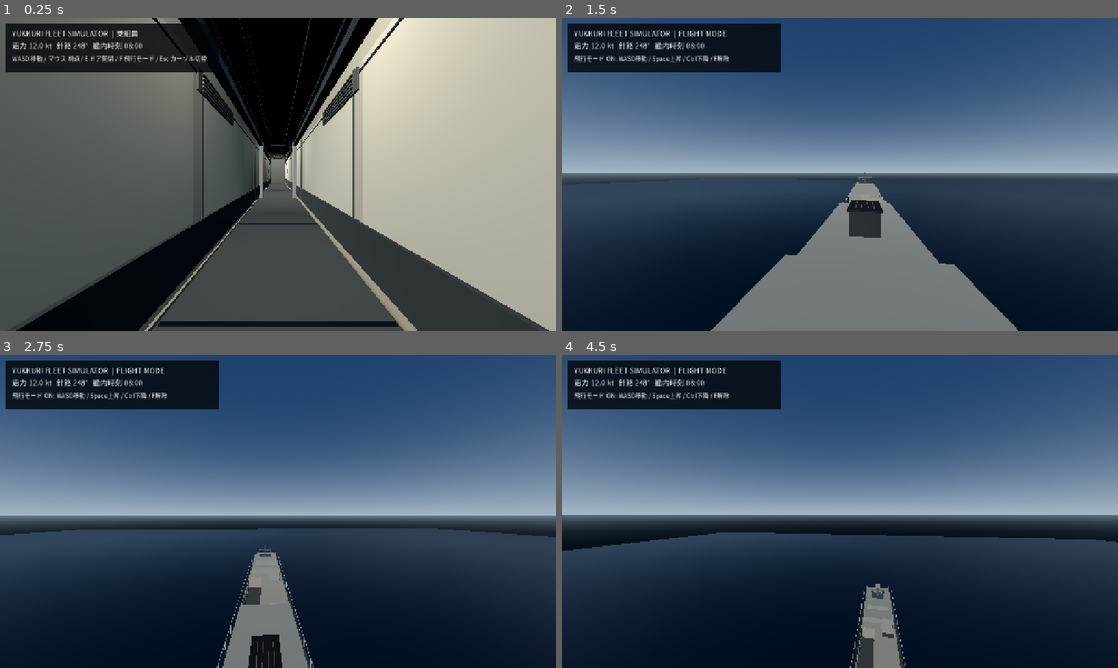
Above: before the commit, frames 1-4 (two rows, left to right).
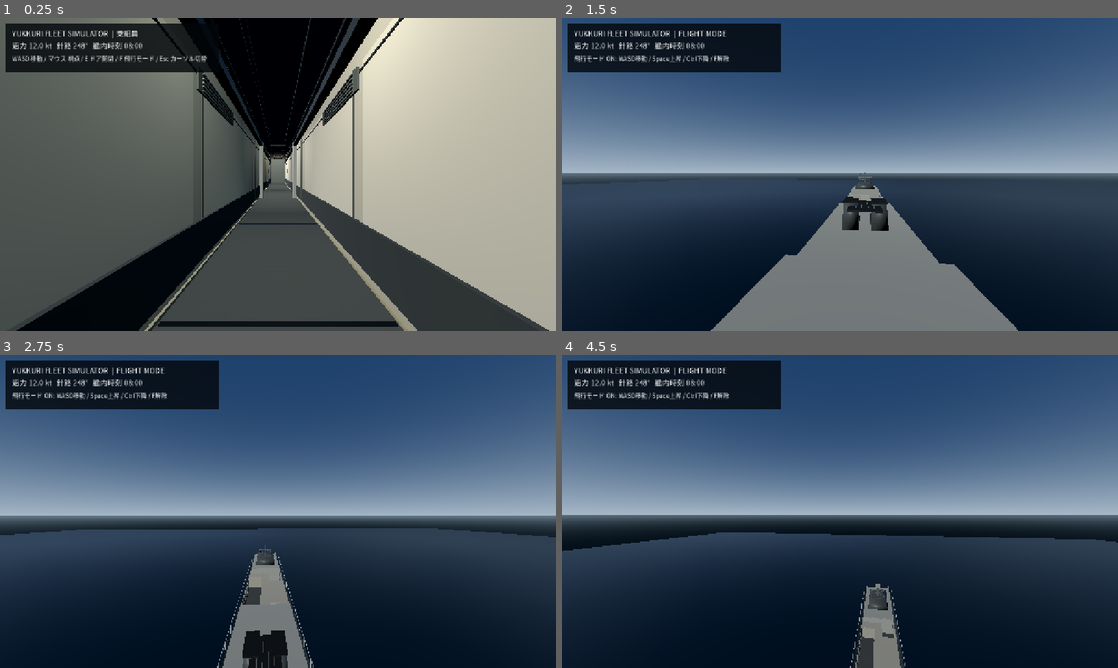
Above: after the commit, the same moments.

Repository: YukkuriP/Yukkuri-FPS-3
Game: Godot game, scene res://scenes/main.tscn
The game is run twice, just before and just after one commit, with the same random seed, the same clock (stepped at 60 frames per second) and the same inputs.
Inputs (mouse positions are in pixels of both pictures, inside the frame that each line leads up to):
- Up to frame 1 (0.25 s): no input
- Up to frame 2 (1.5 s): tap Enter at 0.5 s; move the mouse to (867, 174) at 0.52 s; hold F (fleet_fly_toggle) 0.53-1.28 s; hold Space (fleet_fly_up) from 0.53 s (still down); click (867, 174) at 0.67 s; move the mouse to (812, 174) at 1.27 s; tap E (fleet_interact) at 1.35 s
- Up to frame 3 (2.75 s): keep holding Space (fleet_fly_up); move the mouse to (289, 505) at 2.02 s; tap 1 at 2.1 s
- Up to frame 4 (4.5 s): keep holding Space (fleet_fly_up); move the mouse to (834, 517) at 2.77 s; tap 2 at 2.85 s; click (834, 517) at 2.92 s; move the mouse to (878, 514) at 3.52 s; tap 3 at 3.6 s; move the mouse to (795, 508) at 4.27 s; tap 4 at 4.35 s

The runs differ from the first frame. In frame 2, 0.7% of the frame differs, in the area x 50-59%, y 49-71%; in frame 3, 0.4%; in frame 4, 0.1%.

Commit message:
Build a tapered bridge tier, twin exhausts and detailed hangar facade

Diff:
--- a/scripts/visual_upgrade.gd
+++ b/scripts/visual_upgrade.gd
@@ -44,6 +44,39 @@
 	var mesh:=SphereMesh.new(); mesh.radius=0.5; mesh.height=1.0; mesh.radial_segments=20; mesh.rings=12
 	var obj:=MeshInstance3D.new(); obj.name=label; obj.mesh=mesh; obj.position=pos; obj.scale=scale; obj.material_override=mat; parent.add_child(obj)
 
+func _frustum_box(parent: Node3D, label: String, center: Vector3, bottom: Vector2, top: Vector2, height: float, mat: Material) -> MeshInstance3D:
+	var points := PackedVector3Array([
+		Vector3(-bottom.x * 0.5, 0.0, -bottom.y * 0.5),
+		Vector3(bottom.x * 0.5, 0.0, -bottom.y * 0.5),
+		Vector3(bottom.x * 0.5, 0.0, bottom.y * 0.5),
+		Vector3(-bottom.x * 0.5, 0.0, bottom.y * 0.5),
+		Vector3(-top.x * 0.5, height, -top.y * 0.5),
+		Vector3(top.x * 0.5, height, -top.y * 0.5),
+		Vector3(top.x * 0.5, height, top.y * 0.5),
+		Vector3(-top.x * 0.5, height, top.y * 0.5)
+	])
+	var faces := PackedInt32Array([
+		0, 2, 1, 0, 3, 2,
+		4, 5, 6, 4, 6, 7,
+		0, 1, 5, 0, 5, 4,
+		1, 2, 6, 1, 6, 5,
+		2, 3, 7, 2, 7, 6,
+		3, 0, 4, 3, 4, 7
+	])
+	var tool := SurfaceTool.new()
+	tool.begin(Mesh.PRIMITIVE_TRIANGLES)
+	for index in faces:
+		tool.add_vertex(points[index])
+	tool.generate_normals()
+	var mesh := tool.commit()
+	var obj := MeshInstance3D.new()
+	obj.name = label
+	obj.mesh = mesh
+	obj.position = center
+	obj.material_override = mat
+	parent.add_child(obj)
+	return obj
+
 func _replace_blocky_hull() -> void:
 	# Hide the placeholder box and build a tapered hull shell.
 	var old_hull:=get_parent().get_node_or_null("Hull")
@@ -54,6 +87,10 @@
 	if old_main_deck != null: old_main_deck.visible = false
 	var old_forecastle := get_parent().get_node_or_null("Forecastle")
 	if old_forecastle != null: old_forecastle.visible = false
+	var old_upper_bridge := get_parent().get_node_or_null("Upper bridge")
+	if old_upper_bridge != null: old_upper_bridge.visible = false
+	var old_funnel := get_parent().get_node_or_null("Funnel")
+	if old_funnel != null: old_funnel.visible = false
 	var sections:Array[Vector3]=[
 		Vector3(0.55,-40.5,0.0),
 		Vector3(3.2,-39.2,0.0),
@@ -197,6 +234,32 @@
 			_cylinder(self, "Deck bollard", Vector3(side * 7.2, 1.42, z), 0.09, 0.38, trim, 12)
 			_box(self, "Deck drain cover", Vector3(side * 6.9, 1.13, z + 0.7), Vector3(0.22, 0.025, 0.42), dark, 0)
 
+	# Tapered bridge tier and weathered, layered glazing.
+	_frustum_box(self, "Tapered upper bridge", Vector3(0.0, 6.95, -21.0), Vector2(9.0, 10.0), Vector2(7.6, 8.8), 2.15, steel)
+	for i in range(5):
+		var x := -3.0 + float(i) * 1.5
+		_box(self, "Upper bridge forward window", Vector3(x, 8.05, -25.52), Vector3(1.18, 1.05, 0.055), glass, 0)
+		_box(self, "Upper bridge window mullion", Vector3(x + 0.62, 8.05, -25.56), Vector3(0.055, 1.15, 0.08), trim, 0)
+	_box(self, "Upper bridge brow", Vector3(0.0, 8.72, -25.62), Vector3(8.4, 0.14, 0.5), dark)
+	# Twin exhaust trunks with caps, rain lips and service grilles.
+	for side in [-1.0, 1.0]:
+		_frustum_box(self, "Exhaust trunk", Vector3(side * 2.05, 6.25, 14.0), Vector2(2.35, 3.1), Vector2(1.9, 2.7), 3.7, steel)
+		_box(self, "Exhaust rain cap", Vector3(side * 2.05, 10.02, 14.0), Vector3(2.25, 0.18, 2.95), dark)
+		for row in range(5):
+			_box(self, "Exhaust louvre", Vector3(side * 2.05, 8.0 + float(row) * 0.27, 12.43), Vector3(1.35, 0.07, 0.05), trim, 0)
+	# Tall, practical communications mast details and antenna whips.
+	for side in [-1.0, 1.0]:
+		var whip := _cylinder(self, "Communications whip antenna", Vector3(side * 2.2, 14.2, -21.0), 0.025, 3.0, trim, 8)
+		whip.rotation.z = side * 0.08
+		_box(self, "Mast equipment platform", Vector3(side * 1.9, 11.0, -21.0), Vector3(1.5, 0.10, 1.5), steel)
+	# Hangar door has inset panels, perimeter seals and warning lamps.
+	_box(self, "Hangar door perimeter frame", Vector3(0.0, 4.0, 34.18), Vector3(8.9, 4.45, 0.18), trim)
+	_box(self, "Hangar door inset panel", Vector3(0.0, 4.0, 34.06), Vector3(8.5, 4.05, 0.06), steel)
+	for x in [-3.4, -2.3, -1.15, 0.0, 1.15, 2.3, 3.4]:
+		_box(self, "Hangar door recessed rib", Vector3(x, 4.0, 34.0), Vector3(0.045, 3.85, 0.035), dark, 0)
+	for side in [-1.0, 1.0]:
+		_box(self, "Hangar door safety lamp", Vector3(side * 4.65, 6.45, 34.0), Vector3(0.22, 0.16, 0.12), glow, 0)
+
 func _interior_superstructure_finish() -> void:
 	var liner := _mat(Color(0.47, 0.48, 0.45), 0.08, 0.92)
 	var inset := _mat(Color(0.26, 0.29, 0.28), 0.22, 0.78)
